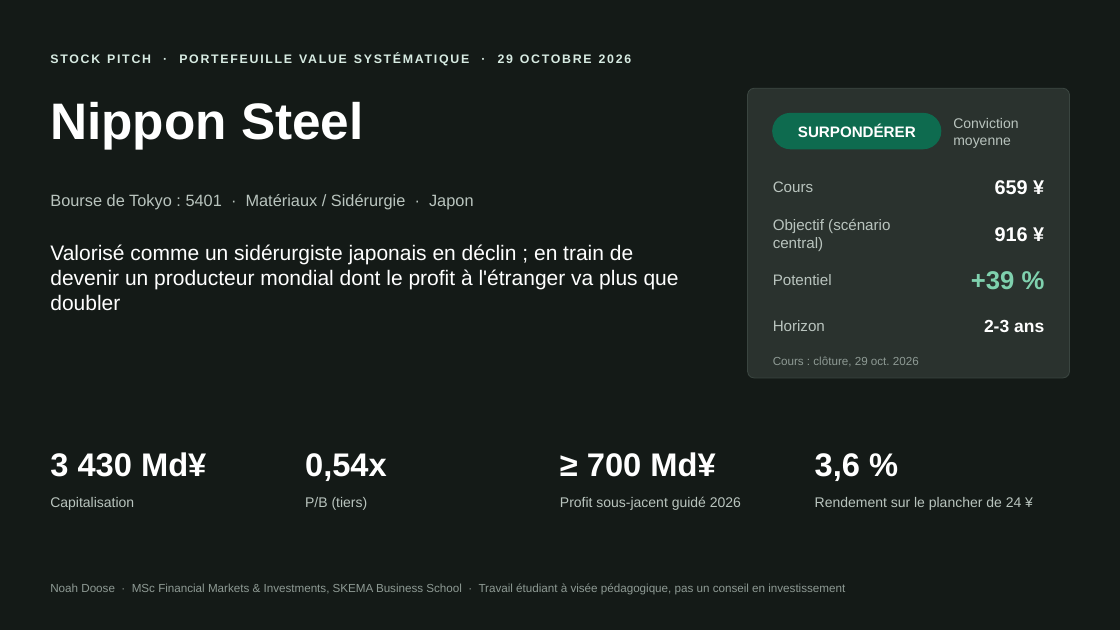
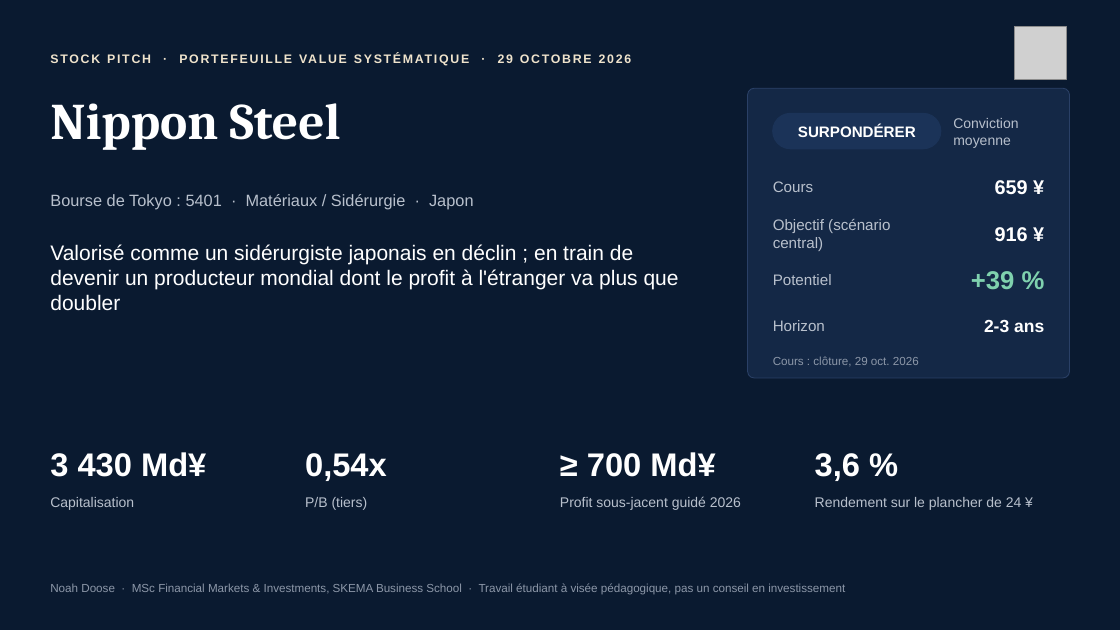
Before and after one commit to Fayzzy11/Portfolio-Project, a slide deck: slide 1 of docs/assets/pitches/5401_JP_Nippon_Steel_pitch_FR.pptx. Drawn at 1120x630 pixels with LibreOffice and Linux fonts; fonts in the diff are those of the drawing; grey boxes stand for pictures. Boxes give left, top, right and bottom in pixels: in the first picture for what was removed or moved away, otherwise in the second. Text is boxed around its words. In the diff, an @@ line names an element or a change of style, - is before the commit and + after.

```diff
--- a/docs/assets/pitches/5401_JP_Nippon_Steel_pitch_FR.pptx
+++ b/docs/assets/pitches/5401_JP_Nippon_Steel_pitch_FR.pptx
@@ background #141A17 to #0A1A30 @@
@@ picture added at [1015,27,1067,79] @@
@@ text "STOCK PITCH · PORTEFEUILLE VALUE ..." at [50,46,807,71]: text colour #D7EBE2 to #EFE3CC @@
@@ text "Nippon Steel" at [50,103,341,150]: font Arial to Cambria @@
@@ rounded rectangle at [748,88,1070,378]: fill #2A322E to #142846; outline #3A4540 0.75 pt to #2A4066 0.75 pt @@
@@ rounded rectangle at [773,113,941,149]: fill #0E6B4F to #1B3358; outline #0E6B4F 1 pt to #1B3358 1 pt @@
@@ text "Cours : clôture, 29 oct. ..." at [773,356,919,365]: text colour #8E9A94 to #8C97A8 @@
@@ text colour #B9C4BE to #B8C0CC in 10 elements at [50,194,474,209], [953,118,1018,148], [773,181,813,192], [773,219,890,251], [773,274,832,285], [773,320,825,331], [50,497,134,510], [305,497,368,510], [560,496,741,510], [815,497,1022,510] @@
@@ text "Noah Doose · MSc Financial ..." at [50,583,845,595]: text colour #8E9A94 to #8C97A8 @@
```
Also in this commit, not shown: 11 other slides changed, 37 other files.
